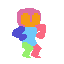
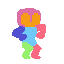
Before/after of a w=64, h=64 layered artwork. What changed in the layer stack:
painted on "Right Arm" over bbox(22, 56, 40, 59)
painted on "Head" over bbox(22, 56, 40, 59)
painted on "Right Leg" over bbox(22, 56, 40, 59)
painted on "Body" over bbox(22, 56, 40, 59)
painted on "Left Leg" over bbox(22, 56, 40, 59)
painted on "Left Arm" over bbox(22, 56, 40, 59)
